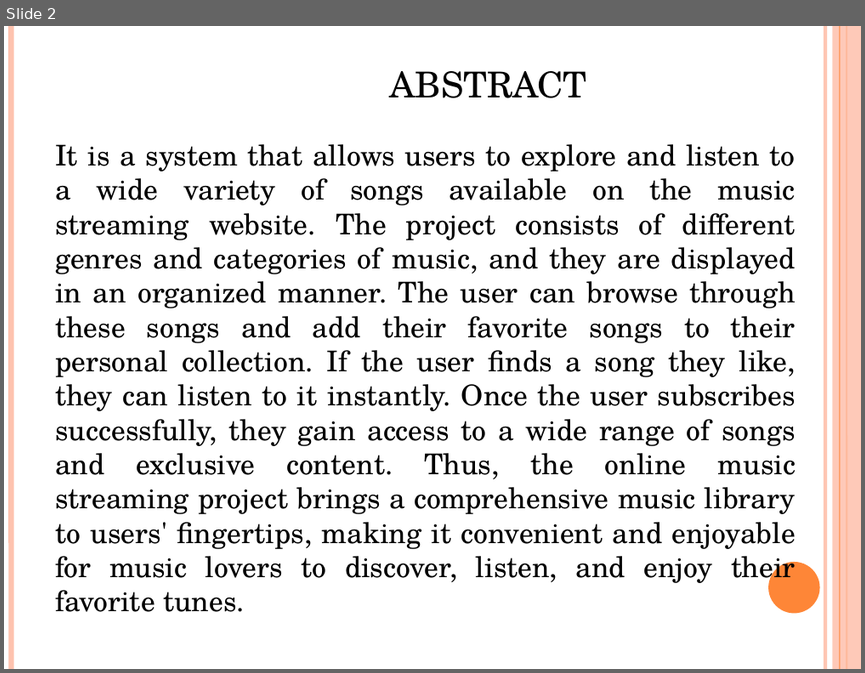
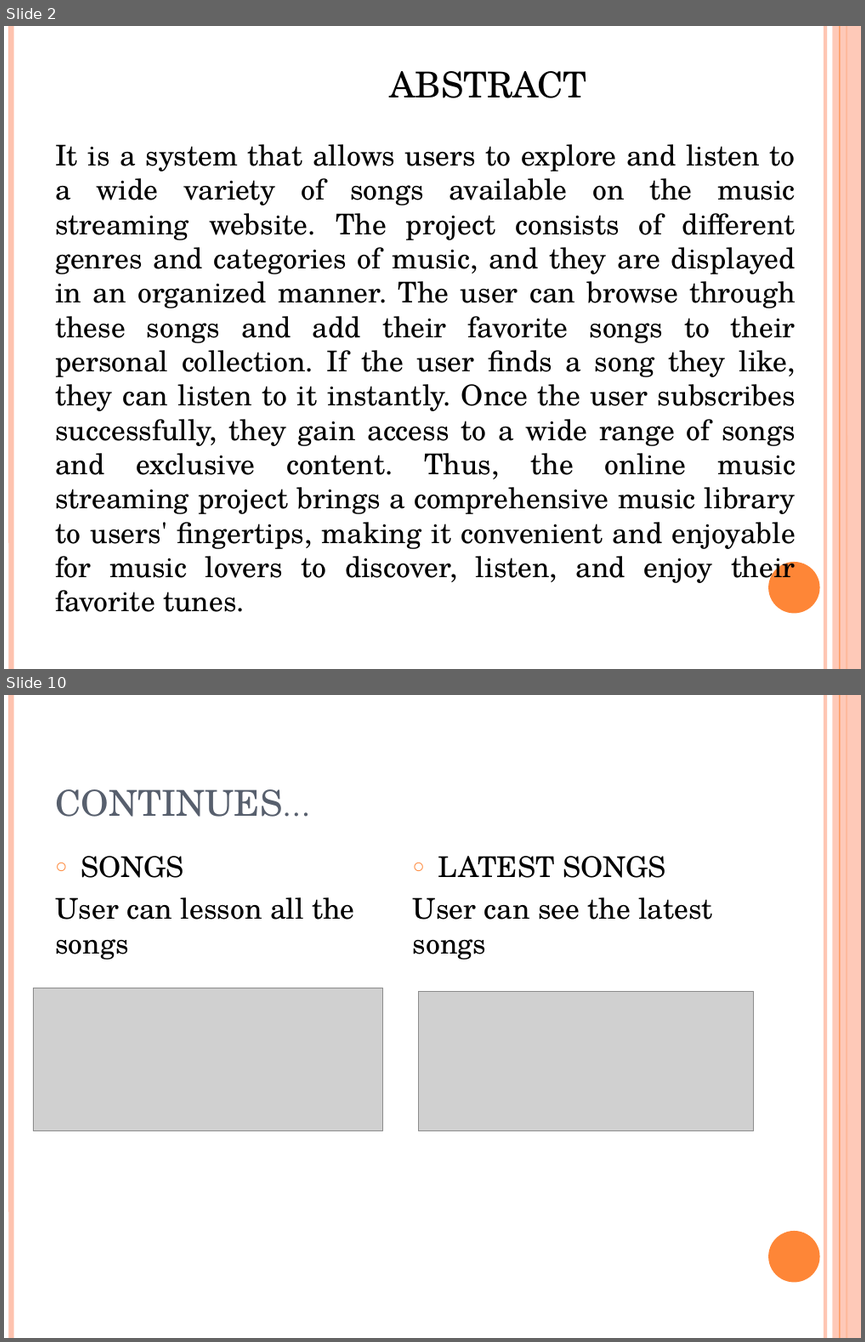
Before and after one commit to jarinadevasia/music-streaming-app, a slide deck: MUSIC STREAMING WEBSITE.pptx. Shown one above the other, each under a label of ours: slide 2 before the commit, slides 2 and 10 after it; the slides between them are not shown. The pictures are 865x673 and 865x1342 pixels, drawn with LibreOffice and Linux fonts; fonts in the diff are those of the drawing; grey boxes stand for pictures. Boxes give left, top, right and bottom in pixels: in the first picture for what was removed or moved away, otherwise in the second. Text is boxed around its words. In the diff, an @@ line names an element or a change of style, - is before the commit and + after.

```diff
--- a/MUSIC STREAMING WEBSITE.pptx
+++ b/MUSIC STREAMING WEBSITE.pptx
@@ slide 10 added at [4,695,861,1338], background #FFFFFF; not listed: 6 template elements that a slide beside it also shows @@
@@ title added at [55,789,282,817], 30 pt, text #575F6D, small capitals @@
+CONTINUES…
@@ text added at [55,856,354,959], 24 pt, text #000000 @@
+○ SONGS
+User can lesson all the songs
@@ text added at [413,856,713,959], 24 pt, text #000000 @@
+○ LATEST SONGS
+User can see the latest songs
@@ picture added at [33,988,383,1131] @@
@@ picture added at [418,992,754,1131] @@
```
Also in this commit, not shown: 4 slides changed, 6 other slides added, 2 slides removed.
